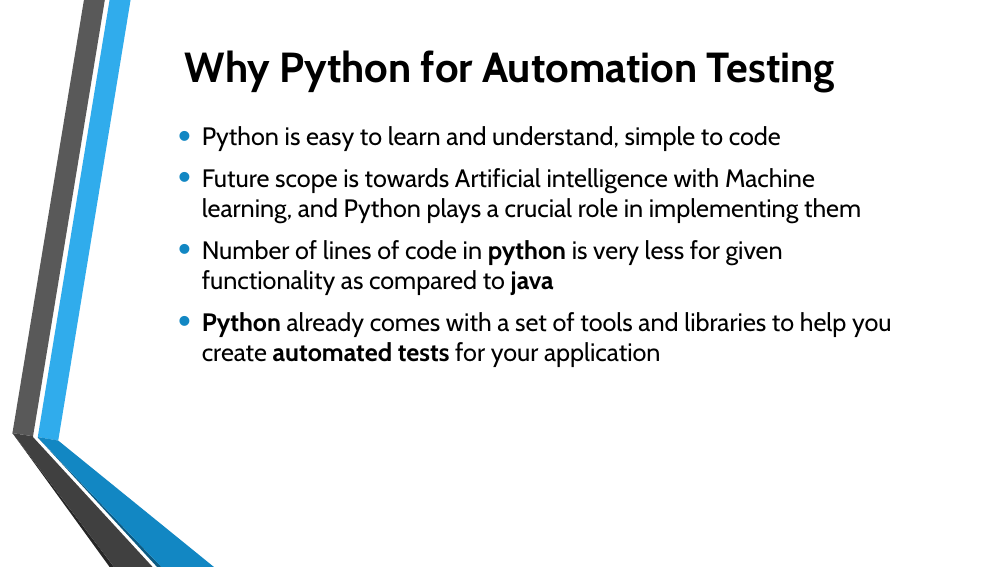
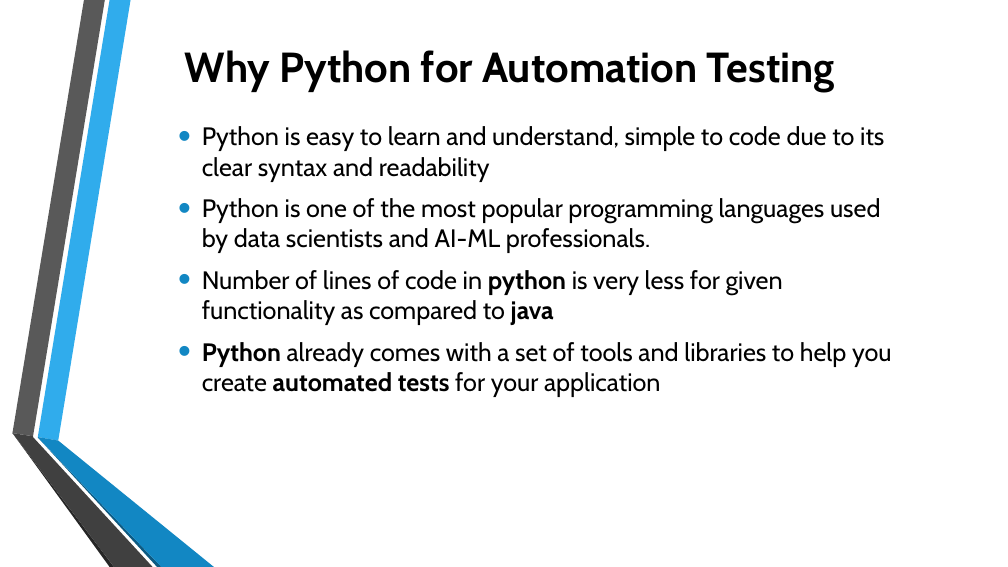
Before and after one commit to Pammugs/PyselAutomation, a slide deck: slide 9 of Selenium pytest framework.pptx (slide 8 before the commit). Drawn at 1008x567 pixels with LibreOffice and Linux fonts; fonts in the diff are those of the drawing; background and template pictures are left out. Boxes give left, top, right and bottom in pixels: in the first picture for what was removed or moved away, otherwise in the second. Text is boxed around its words. In the diff, an @@ line names an element or a change of style, - is before the commit and + after.

```diff
--- a/Selenium pytest framework.pptx
+++ b/Selenium pytest framework.pptx
@@ text at (202, 126, 884, 253): text changed @@
-• Python is easy to learn and understand, simple to code
-• Future scope is towards Artificial intelligence with Machine learning, and Python plays a crucial role in implementing them
+• Python is easy to learn and understand, simple to code due to its clear syntax and readability
+• Python is one of the most popular programming languages used by data scientists and AI-ML professionals.
```
Also in this commit, not shown: 3 other slides changed, 2 slides added.
